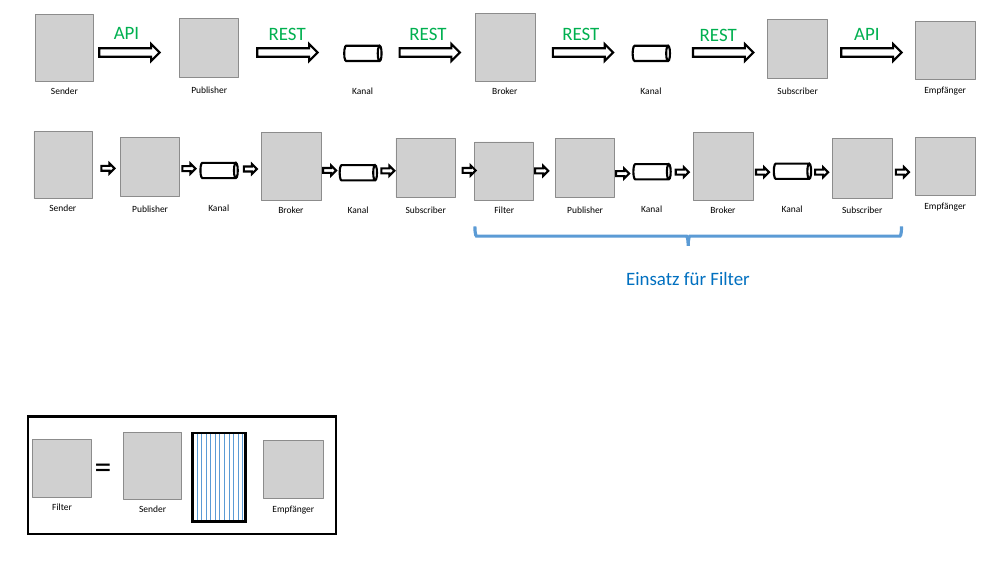
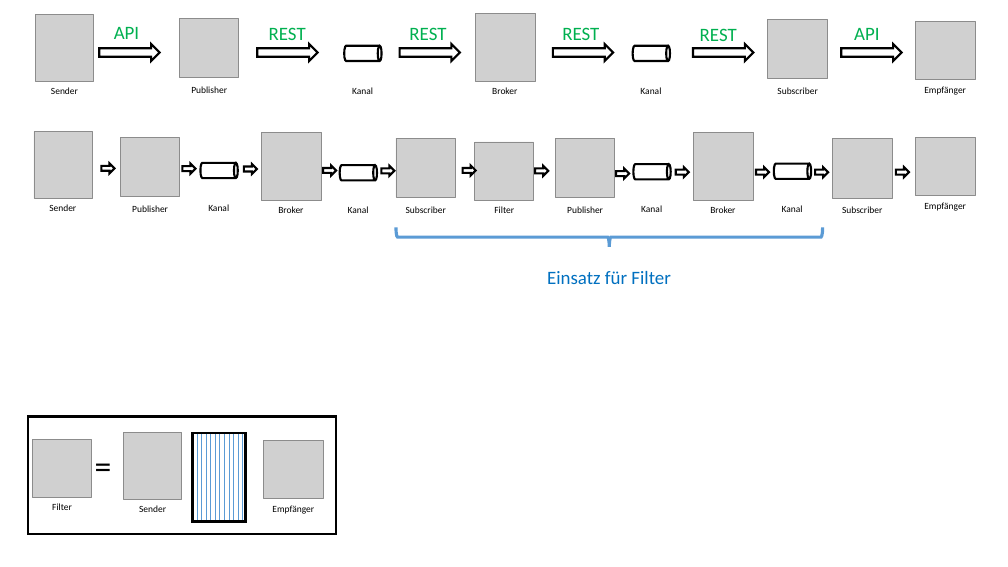
Before and after one commit to StefSchneider/Unternehmensfaehigkeiten, a slide deck: slide 10 of Dokumentation/Grafiken Unternehmensfähigkeiten.pptx. Drawn at 1008x567 pixels with LibreOffice and Linux fonts; fonts in the diff are those of the drawing; grey boxes stand for pictures. Boxes give left, top, right and bottom in pixels: in the first picture for what was removed or moved away, otherwise in the second. Text is boxed around its words. In the diff, an @@ line names an element or a change of style, - is before the commit and + after.

```diff
--- a/Dokumentation/Grafiken Unternehmensfähigkeiten.pptx
+++ b/Dokumentation/Grafiken Unternehmensfähigkeiten.pptx
@@ left brace: place and size @@
-left brace at (476,226,902,246)
+left brace at (396,227,823,247)
@@ text "Einsatz für Filter": place and size @@
-text "Einsatz für Filter" at (626,272,749,285)
+text "Einsatz für Filter" at (547,271,670,284)
```
Also in this commit, not shown: 1 other file.
